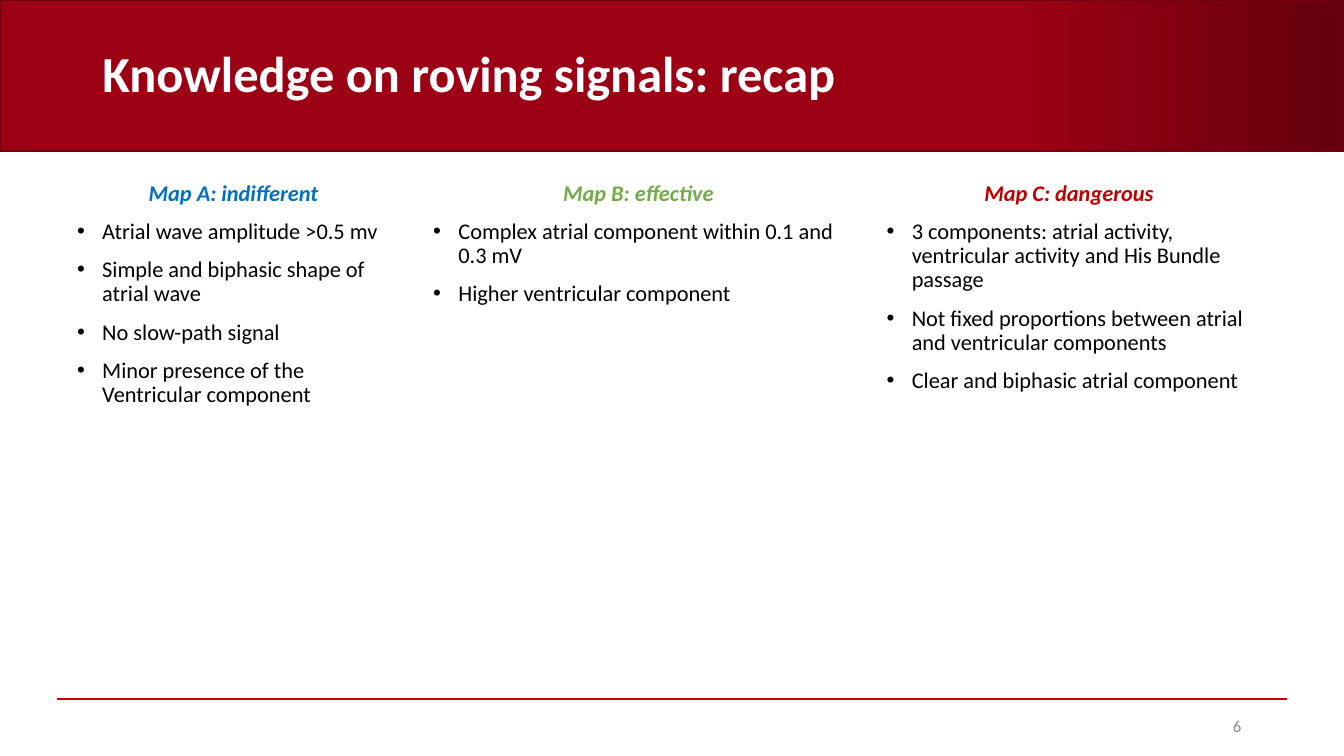
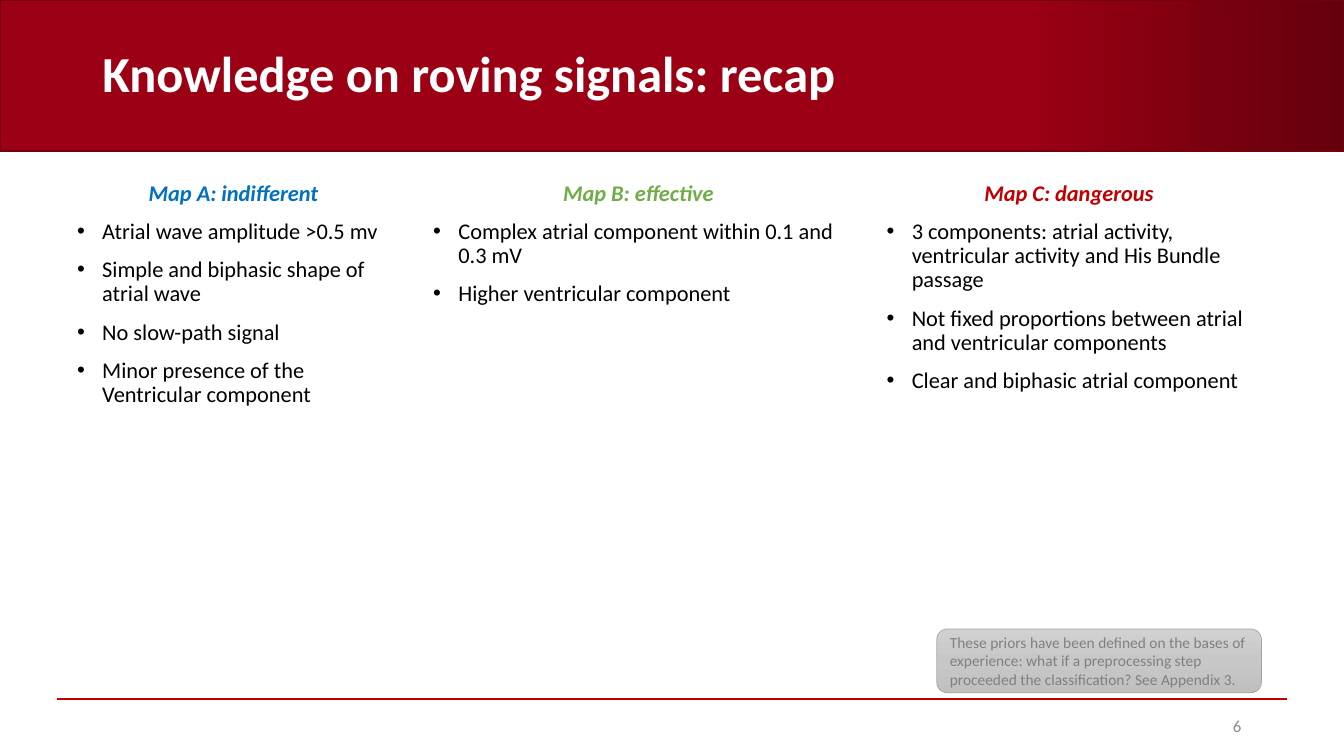
Before and after one commit to AndreaCorrado00/Tesi_magistrale_Corrado_Andrea, a slide deck: slide 6 of Documentation/5. Heuristic classifier.pptx. Drawn at 1344x756 pixels with LibreOffice and Linux fonts; fonts in the diff are those of the drawing; background and template pictures are left out. Boxes give left, top, right and bottom in pixels: in the first picture for what was removed or moved away, otherwise in the second. Text is boxed around its words. In the diff, an @@ line names an element or a change of style, - is before the commit and + after.

```diff
--- a/Documentation/5. Heuristic classifier.pptx
+++ b/Documentation/5. Heuristic classifier.pptx
@@ rounded rectangle added at <box>937,629,1261,693</box>, fill gradient #D2D2D2 to #C8C8C8 to #C0C0C0, outline #A5A5A5 0.5 pt, 11 pt, text #808080 @@
+These priors have been defined on the bases of experience: what if a preprocessing step proceeded the classification? See Appendix 3.
```
Also in this commit, not shown: 5 other slides changed, 9 other files.
